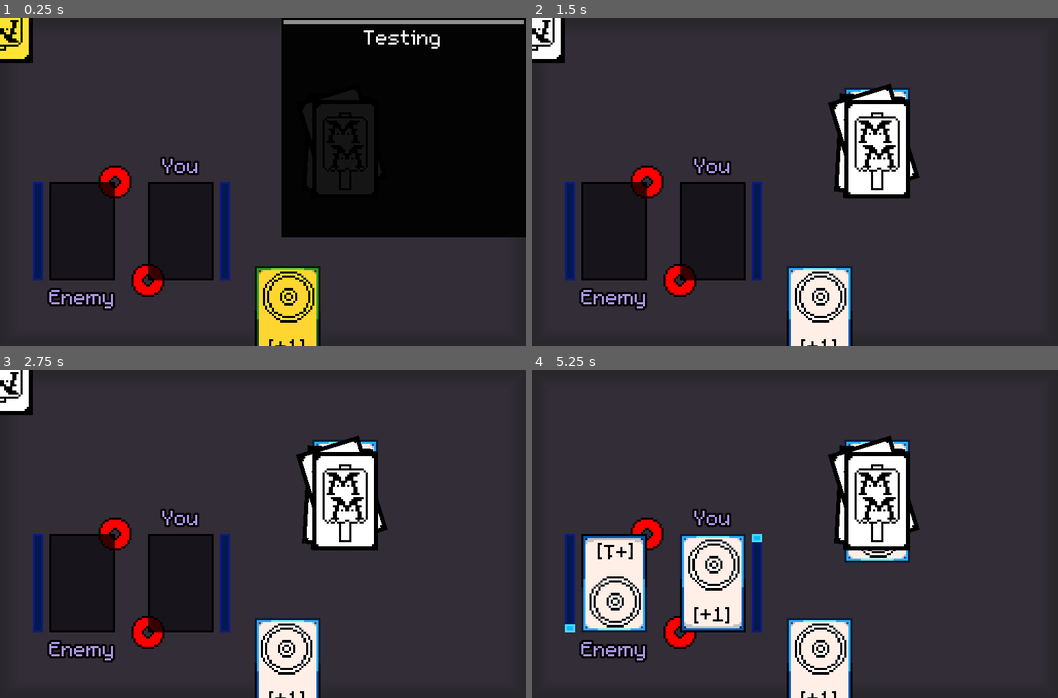
Above: before the commit, frames 1-4 (two rows, left to right).
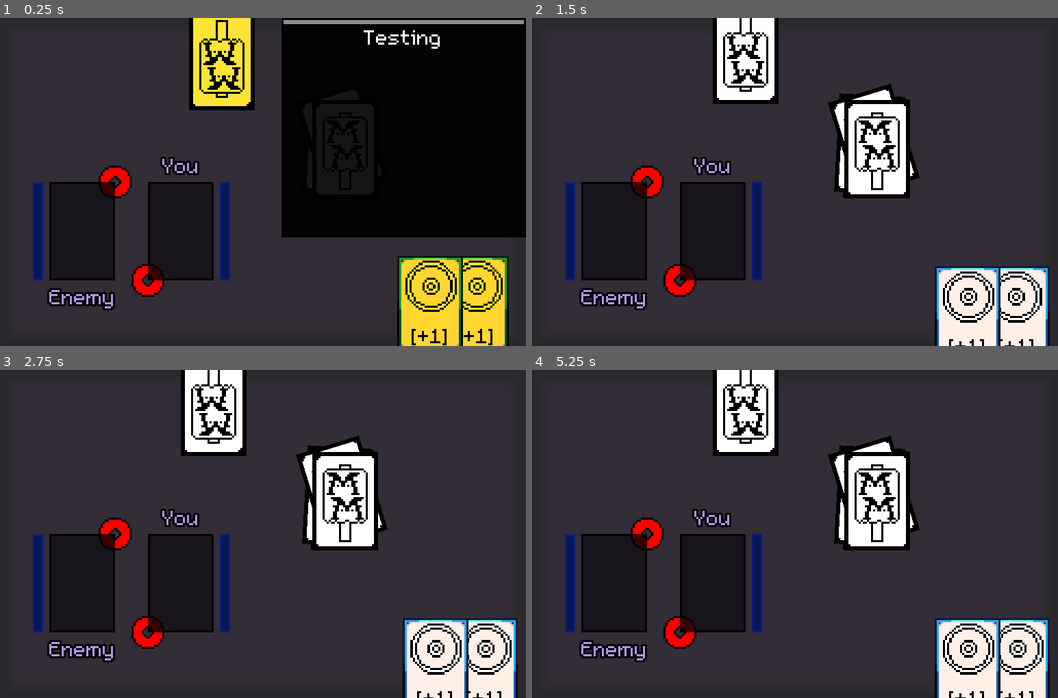
Above: after the commit, the same moments.

Repository: U23RN6M3/Magicae-Manus
Game: Godot game, scene res://Main/Arena.tscn
The game is run twice, just before and just after one commit, with the same random seed, the same clock (stepped at 60 frames per second) and the same inputs. This scene is started directly instead of the project's main scene.
Inputs (mouse positions are in pixels of both pictures, inside the frame that each line leads up to):
- Up to frame 1 (0.25 s): no input
- Up to frame 2 (1.5 s): tap Enter (ui_accept) at 0.5, 0.77 s; move the mouse to (821, 316) at 0.52 s; click (821, 316) at 0.67 s; move the mouse to (879, 149) at 1.27 s; click (879, 149) at 1.42 s
- Up to frame 3 (2.75 s): tap Enter (ui_accept) at 1.52 s; click (347, 501) at 2.17 s
- Up to frame 4 (5.25 s): move the mouse to (710, 583) at 2.77 s; click (710, 583) at 2.92 s; tap Enter (ui_accept) at 3.02, 3.77, 4.52 s; click (710, 583) at 3.67 s; move the mouse to (616, 583) at 4.27 s; click (616, 583) at 4.42 s; move the mouse to (879, 501) at 5.02 s; click (879, 501) at 5.17 s

The runs differ from the first frame. In frame 1, 13% of the frame differs, in the area x 0-97%, y 0-100%; in frame 2, 13%; in frame 3, 13%; in frame 4, 20%, in the area x 6-99%, y 0-100%.
Error before the commit: Invalid type in function 'move_to_target' in base 'KinematicBody2D (Card.gd)'. Cannot convert argument 5 from Nil to Vector2. (res://Main/Arena.gd:207)

Commit message:
I FIXED IT THE CARD POSITIONING
ALRIIIIGHT

Diff:
--- a/Developer_Mode/Error.gd
+++ b/Developer_Mode/Error.gd
@@ -1,63 +1,4 @@
 extends Control
-
-onready var array: Array = [
-	$ColorRect,
-	null,
-	null,
-	null,
-	null,
-]
-
-onready var player_deck = $PD
-onready var PlayerDeckSlots = [
-	$ColorRect,
-	null,
-	null,
-	null,
-	null,
-]
-onready var PlayerDeckPositions = [
-	Vector2(140, 145),
-	Vector2(164, 145),
-	Vector2(188, 145),
-	Vector2(212, 145),
-	Vector2(236, 145)
-]
-
-func _ready():
-	print(get_open_slot(player_deck, "Vec2"))
-	PlayerDeckSlots[3] = $Label
-	yield(get_tree().create_timer(1), "timeout")
-	print(get_open_slot(player_deck, "Vec2"))
-	PlayerDeckSlots[2] = $Button
-	yield(get_tree().create_timer(1), "timeout")
-	print(get_open_slot(player_deck, "Vec2"))
-	PlayerDeckSlots[3] = null
-	yield(get_tree().create_timer(1), "timeout")
-	print(get_open_slot(player_deck, "Vec2"))
-	yield(get_tree().create_timer(1), "timeout")
-
-func get_open_slot(deck, return_type):
-	#checks for open slots in the appropriate deck
-
-	if deck == player_deck:
-		for i in range(5):
-			if PlayerDeckSlots[i] == null:
-				if return_type == "Vec2":
-					return PlayerDeckPositions[i]
-				elif return_type == "Place":
-					return i
-				break
-			elif PlayerDeckSlots[i] != null:
-				if return_type == "Vec2":
-					if i != 4:
-						print("taken_slot")
-					elif i == 4:
-						print("all slots taken")
-						if return_type == "Vec2":
-							return Vector2(-100, -100)
-						elif return_type == "Place":
-							return 5
 
 
 func _on_Button_pressed():
--- /dev/null
+++ b/Developer_Mode/Test.gd
@@ -0,0 +1,4 @@
+extends Control
+
+func _ready():
+	pass
--- a/Developer_Mode/Test.tscn
+++ b/Developer_Mode/Test.tscn
@@ -1,26 +1,12 @@
 [gd_scene load_steps=2 format=2]
 
-[ext_resource path="res://Card/Card.tscn" type="PackedScene" id=1]
+[ext_resource path="res://Developer_Mode/Test.gd" type="Script" id=1]
 
 [node name="Test" type="Control"]
 anchor_right = 1.0
 anchor_bottom = 1.0
 mouse_filter = 2
+script = ExtResource( 1 )
 __meta__ = {
 "_edit_use_anchors_": false
 }
-
-[node name="Card" parent="." instance=ExtResource( 1 )]
-position = Vector2( 122, 67 )
-
-[node name="Card2" parent="." instance=ExtResource( 1 )]
-position = Vector2( 88, 64 )
-card = "-1"
-
-[node name="Card3" parent="." instance=ExtResource( 1 )]
-position = Vector2( 160, 64 )
-card = "-2"
-
-[node name="Card4" parent="." instance=ExtResource( 1 )]
-position = Vector2( 48, 72 )
-card = "#7"
--- a/Main/Arena.gd
+++ b/Main/Arena.gd
@@ -20,11 +20,11 @@
 onready var cursor_control = $CursorControl
 
 var PlayerDeckPositions = [
+	Vector2(236, 145),
+	Vector2(212, 145),
+	Vector2(188, 145),
+	Vector2(164, 145),
 	Vector2(140, 145),
-	Vector2(164, 145),
-	Vector2(188, 145),
-	Vector2(212, 145),
-	Vector2(236, 145)
 ]
 
 var EnemyDeckPositions = [
@@ -36,7 +36,7 @@
 ]
 
 onready var PlayerDeckSlots = [
-	$"2DSpace/PlayerDeck/Card",
+	null,
 	null,
 	null,
 	null,
@@ -44,7 +44,7 @@
 ]
 
 onready var EnemyDeckSlots = [
-	$"2DSpace/PlayerDeck/Card",
+	null,
 	null,
 	null,
 	null,
@@ -57,10 +57,13 @@
 var enemy_selected_card = null
 
 func _ready():
+	draw_card("player", true)
+	draw_card("enemy", true)
+
 	set_enemy_selected_card()
 
-	draw_card("player")
-	draw_card("enemy")
+	draw_card("enemy", false)
+	draw_card("player", false)
 
 	#$Dialogue.dialog = DialogSource.tutorial1
 	for i in enemy_deck.get_children():
@@ -83,33 +86,57 @@
 
 	#this strategy will need the ai to always pick the first available card and select it
 	if strat == "first-to-last":
-		if len(enemy_deck.get_children()) > 0:
-			enemy_selected_card = enemy_deck.get_children()[0]
+		if len(EnemyDeckSlots) > 0:
+			enemy_selected_card = enemy_deck.get_child(0)
 		else:
-			draw_card("enemy")
+			draw_card("enemy", false)
 			set_enemy_selected_card("first-to-last")
 
 func get_open_slot(deck, return_type):
 	#checks for open slots in the appropriate deck
 
 	if deck == player_deck:
-		for i in range(5):
-			if PlayerDeckSlots[i] == null:
+		for i in range(len(PlayerDeckSlots)):
+			if PlayerDeckSlots[i] != null:
 				if return_type == "Vec2":
-					return PlayerDeckSlots[i]
+					if i != len(PlayerDeckSlots):
+						print("player slot " + str(i) + " is taken")
+					elif i == len(PlayerDeckSlots):
+						print("all player slots are taken")
+						if return_type == "Vec2":
+							return Vector2(-100, -100)
+
+						elif return_type == "Place":
+							return 5
+
+			elif PlayerDeckSlots[i] == null:
+				if return_type == "Vec2":
+					return PlayerDeckPositions[i]
+
 				elif return_type == "Place":
 					return i
-				break
-			elif PlayerDeckSlots[i] != null:
+
+	elif deck == enemy_deck:
+		for i in range(len(PlayerDeckSlots)):
+			if EnemyDeckSlots[i] != null:
 				if return_type == "Vec2":
-					if i != 4:
-						print("taken_slot")
-					elif i == 4:
-						print("all slots taken")
+					if i != len(EnemyDeckSlots):
+						print(print("enemy slot " + str(i) + " is taken"))
+					elif i == len(EnemyDeckSlots):
+						print("all enemy slots are taken")
 						if return_type == "Vec2":
 							return Vector2(-100, -100)
+
 						elif return_type == "Place":
 							return 5
+
+			elif EnemyDeckSlots[i] == null:
+				if return_type == "Vec2":
+					return EnemyDeckPositions[i]
+
+				elif return_type == "Place":
+					return i
+
 
 
 func change_state(state_to):
@@ -131,7 +158,6 @@
 
 func play_card(who, card):
 	#the function that most of the time destroys my braincells
-	turns += 1
 
 	#if specified player is the player
 	if who == "player":
@@ -140,10 +166,17 @@
 		if card.effect.begins_with("+"):
 			player_charge_meter.value += int(card.effect.right(0))
 			$Charge.play()
+		elif card.effect.begins_with("-"):
+			player_charge_meter.value += int(card.effect.right(0))
+			$Charge.play()
+
+
 
 		for i in range(len(PlayerDeckSlots)):
-			if card == PlayerDeckSlots[i]:
+			if PlayerDeckSlots[i] == card:
+				print(str(PlayerDeckSlots[i]) + " removing from player deck")
 				PlayerDeckSlots[i] = null
+				print(str("removed card from player deck, slot is now: " + str(PlayerDeckSlots[i])))
 				break
 
 		#set the card's z index to the current turn count
@@ -172,7 +205,8 @@
 
 
 		for i in range(len(EnemyDeckSlots)):
-			if card == EnemyDeckSlots[i]:
+			if EnemyDeckSlots[i] == card:
+				print(str(EnemyDeckSlots[i]) + " removed from deck")
 				EnemyDeckSlots[i] = null
 				break
 
@@ -190,37 +224,44 @@
 		enemy_deck.remove_child(card)
 		enemy_play_pos.add_child(card)
 
-func draw_card(who: String):
+func draw_card(who: String, first_move_card: bool):
 	#this function adds random possible cards to the specified deck
 
 	#if the player is the player
 	if who == "player":
 		#create a new card scene and save it in a variable
 		var new_card = Card.instance()
+		var open_slot_num = get_open_slot(player_deck, "Place")
+		var open_slot = get_open_slot(player_deck, "Vec2")
 		#adds the new card to the player's deck
 		player_deck.add_child(new_card)
 		#sets the card's global position to the shuffled deck's global position
 		new_card.global_position = shuffled_deck.global_position
 		#Sets the player deck slot's number to be a taken slot
-		PlayerDeckSlots[get_open_slot(player_deck, "Place")] = new_card
+		PlayerDeckSlots[open_slot_num] = new_card
 		#move to the card to an available position on the player's deck
-		new_card.move_to_target(0.2, new_card, "global_position", new_card.global_position, get_open_slot(player_deck, "Vec2"))
+		new_card.move_to_target(0.5, new_card, "global_position", new_card.global_position, open_slot)
 		#creates the stats for the cards
-		new_card.card = pick_from_array(possible_cards_based_off_charges(player_charge_meter.value))
+		if first_move_card == false:
+			new_card.card = pick_from_array(possible_cards_based_off_charges(player_charge_meter.value))
+		else:
+			new_card.card = "+1"
 		new_card.set_stats()
 
 	#if the player is the enemy
 	elif who == "enemy":
 		#create a new card scene and save it in a variable
 		var new_card = Card.instance()
+		var open_slot_num = get_open_slot(enemy_deck, "Place")
+		var open_slot = get_open_slot(enemy_deck, "Vec2")
 		#adds the new card to the enemys's deck
 		enemy_deck.add_child(new_card)
 		#sets the card's global position to the shuffled deck's global position
 		new_card.global_position = shuffled_deck.global_position
 		#Sets the player deck slot's number to be a taken slot
-		PlayerDeckSlots[get_open_slot(enemy_deck, "Place")] = new_card
+		PlayerDeckSlots[open_slot_num] = new_card
 		#move to the card to an available position on the enemy's deck
-		new_card.move_to_target(0.2, new_card, "global_position", new_card.global_position, get_open_slot(enemy_deck, "Vec2"))
+		new_card.move_to_target(0.5, new_card, "global_position", new_card.global_position, open_slot)
 		#creates the stats for the cards
 		new_card.card = pick_from_array(possible_cards_based_off_charges(enemy_charge_meter.value))
 		new_card.set_stats()
@@ -259,18 +300,22 @@
 				#checks if you have a recently clicked card
 				if Global.recently_clicked_card != null:
 					if enemy_selected_card != null:
+
+						turns += 1
+
 						#pauses the game, therefore activating the cursor control
 						change_state(PAUSED)
+						#add a new card to each of the card players
+						draw_card("player", false)
+						draw_card("enemy", false)
+						yield(get_tree().create_timer(0.5), "timeout")
 						#play the selected cards of each card player
 						play_card("player", Global.recently_clicked_card)
 						play_card("enemy", enemy_selected_card)
-						#add a new card to each of the card players
-						draw_card("player")
-						draw_card("enemy")
 						#set the recently clicked card to nothing/Nil
 						Global.recently_clicked_card = null
 						#wait for 1 second to set the state to playing to start the loop all over again
-						yield(get_tree().create_timer(1), "timeout")
+						yield(get_tree().create_timer(0.5), "timeout")
 						#sets the selected enemy card to a new one based off the strat given
 						set_enemy_selected_card()
 						change_state(PLAYING)
--- a/Main/Arena.tscn
+++ b/Main/Arena.tscn
@@ -1,10 +1,9 @@
-[gd_scene load_steps=15 format=2]
+[gd_scene load_steps=14 format=2]
 
 [ext_resource path="res://PixelFont.ttf" type="DynamicFontData" id=1]
 [ext_resource path="res://UI/Bar.png" type="Texture" id=2]
 [ext_resource path="res://Main/Arena.gd" type="Script" id=3]
 [ext_resource path="res://Card/CardBack.png" type="Texture" id=4]
-[ext_resource path="res://Card/Card.tscn" type="PackedScene" id=5]
 [ext_resource path="res://Dialogue/Dialogue.tscn" type="PackedScene" id=6]
 [ext_resource path="res://SFX/ChargedSFX.wav" type="AudioStream" id=7]
 
@@ -204,16 +203,10 @@
 [node name="PlayerDeck" type="Node2D" parent="2DSpace"]
 position = Vector2( 172, 145 )
 
-[node name="Card" parent="2DSpace/PlayerDeck" instance=ExtResource( 5 )]
-position = Vector2( -32, 0 )
-
 [node name="EnemyDeck" type="Node2D" parent="2DSpace"]
 position = Vector2( 104, 16 )
 rotation = 3.14159
 
-[node name="Card" parent="2DSpace/EnemyDeck" instance=ExtResource( 5 )]
-position = Vector2( 104, 18 )
-
 [node name="ShuffledDeck" type="Node2D" parent="2DSpace"]
 position = Vector2( 168, 64 )
 
